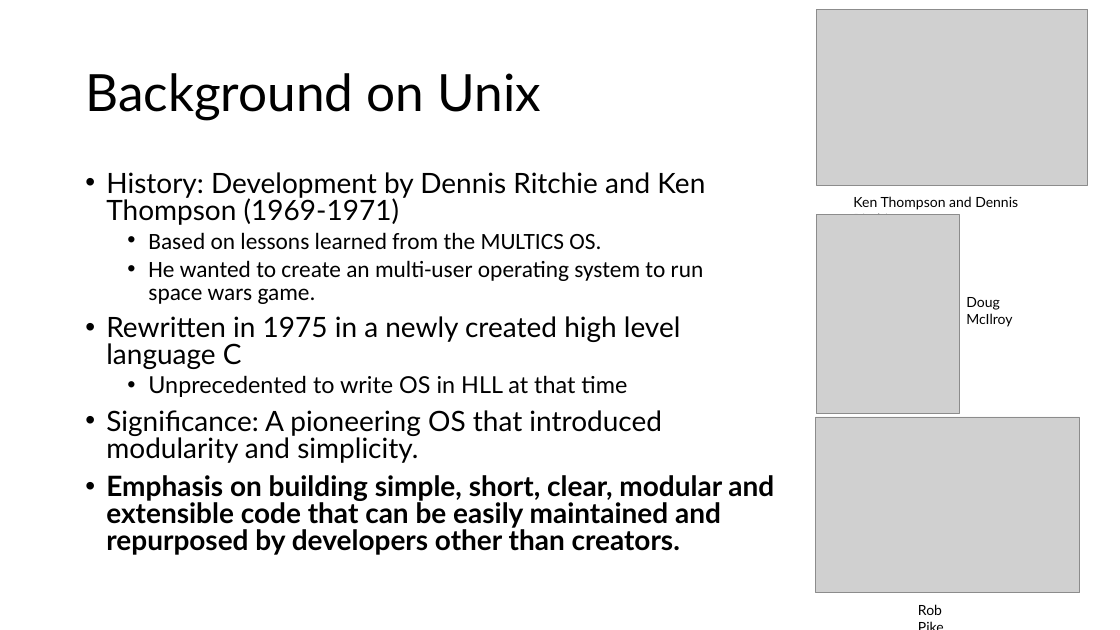
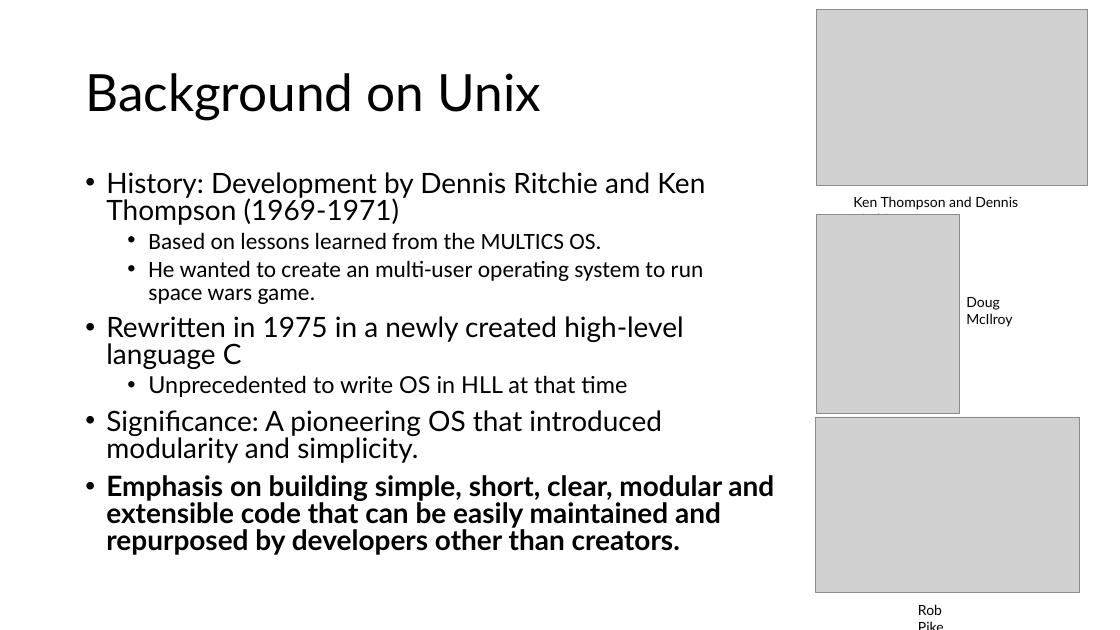
Before and after one commit to aregm/system-design-course, a slide deck: slide 3 of docs/Lecture 5.pptx. Drawn at 1120x630 pixels with LibreOffice and Linux fonts; fonts in the diff are those of the drawing; grey boxes stand for pictures. Boxes give left, top, right and bottom in pixels: in the first picture for what was removed or moved away, otherwise in the second. Text is boxed around its words. In the diff, an @@ line names an element or a change of style, - is before the commit and + after.

```diff
--- a/docs/Lecture 5.pptx
+++ b/docs/Lecture 5.pptx
@@ text at (106,316,683,369): text changed @@
-• Rewritten in 1975 in a newly created high level language C
+• Rewritten in 1975 in a newly created high-level language C
```
Also in this commit, not shown: 20 other slides changed, 2 slides added, 1 slide removed.
